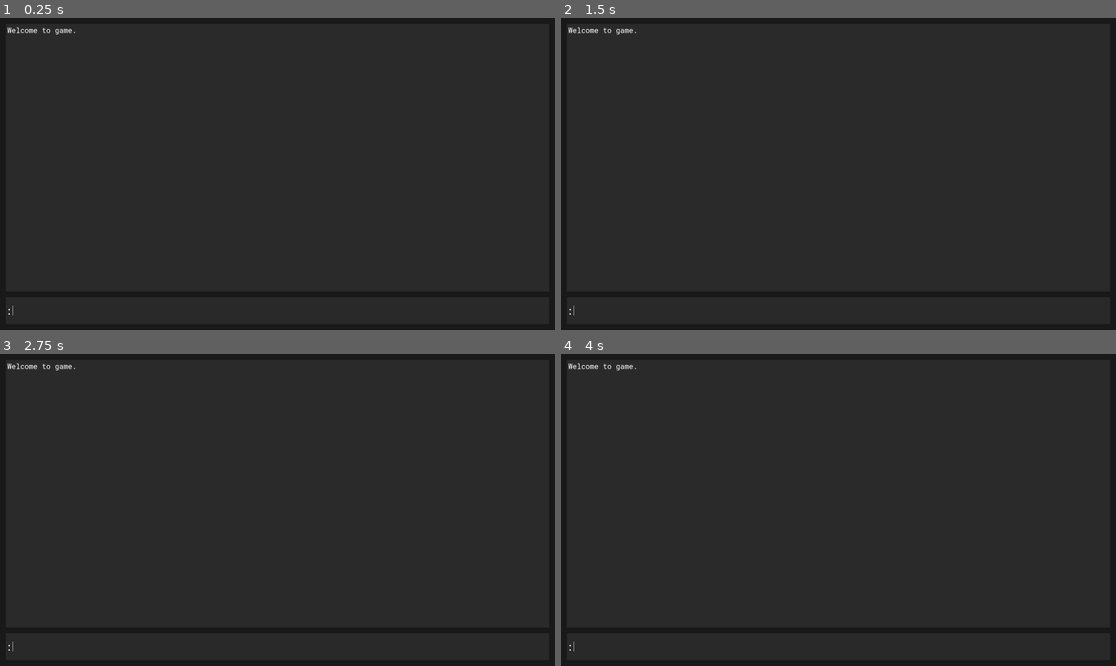
Above: before the commit, frames 1-4 (two rows, left to right).
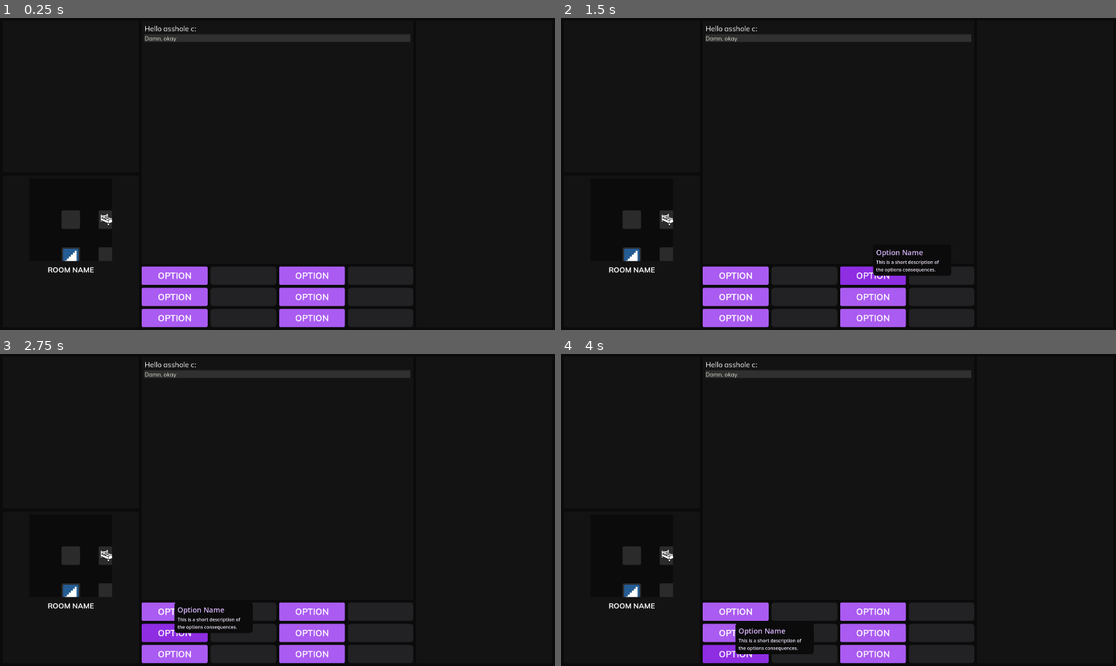
Above: after the commit, the same moments.

Repository: dubtcs/textbased
Game: Godot game, scene res://ui/ui.tscn
The game is run twice, just before and just after one commit, with the same random seed, the same clock (stepped at 60 frames per second) and the same inputs. Before the commit the project starts from res://main.tscn.
Inputs (mouse positions are in pixels of both pictures, inside the frame that each line leads up to):
- Up to frame 1 (0.25 s): no input
- Up to frame 2 (1.5 s): click (733, 276) at 0.5 s, where only the run after the commit has a clickable "OPTION"; click (871, 276) at 1.25 s, where only the run after the commit has a clickable "OPTION"
- Up to frame 3 (2.75 s): click (172, 631) at 2 s, where only the run after the commit has a clickable "OPTION"
- Up to frame 4 (4 s): click (871, 631) at 2.75 s, where only the run after the commit has a clickable "OPTION"; click (733, 653) at 3.5 s, where only the run after the commit has a clickable "OPTION"

The runs differ from the first frame. In frame 1, 11% of the frame differs, in the area x 1-75%, y 2-100%; in frame 2, 12%; in frame 3, 11%; in frame 4, 11%.
Error before the commit: Invalid call. Nonexistent function 'AddAreaInstance' in base 'Nil'. (res://RoomControl.gd:55)

Commit message:
Option container, hover hints, option signals, movement timer

Diff:
--- a/RoomControl.gd
+++ b/RoomControl.gd
@@ -10,9 +10,11 @@
 
 func AttemptMove(dir: Enums.MoveDirection) -> bool:
 	if(_currentArea.CanMove(dir)):
+		_currentArea.GetCurrentRoom().SetAsInactive();
 		if(_currentArea.MoveInDirection(dir)):
 			_viewport.MoveCameraTo(_currentArea.GetCurrentRoom().position);
-			return true;
+		_currentArea.GetCurrentRoom().SetAsActive();
+		return true;
 	return false;
 
 func GetCurrentArea() -> GameArea:
--- a/project.godot
+++ b/project.godot
@@ -11,7 +11,7 @@
 [application]
 
 config/name="TextBased"
-run/main_scene="res://main.tscn"
+run/main_scene="res://ui/ui.tscn"
 config/features=PackedStringArray("4.2", "Forward Plus")
 config/icon="res://icon.svg"
 
@@ -50,3 +50,7 @@
 "events": [Object(InputEventKey,"resource_local_to_scene":false,"resource_name":"","device":-1,"window_id":0,"alt_pressed":false,"shift_pressed":false,"ctrl_pressed":false,"meta_pressed":false,"pressed":false,"keycode":0,"physical_keycode":65,"key_label":0,"unicode":97,"echo":false,"script":null)
 ]
 }
+
+[rendering]
+
+environment/defaults/default_clear_color=Color(0.0431373, 0.0431373, 0.0431373, 1)
--- /dev/null
+++ b/ui/gameplay/game_option_grid.tscn
@@ -0,0 +1,23 @@
+[gd_scene load_steps=2 format=3 uid="uid://bg65p2hnx1rod"]
+
+[ext_resource type="Script" path="res://ui/gameplay_options.gd" id="1_dil75"]
+
+[node name="GameOptionGrid" type="Control"]
+layout_mode = 3
+anchors_preset = 15
+anchor_right = 1.0
+anchor_bottom = 1.0
+grow_horizontal = 2
+grow_vertical = 2
+script = ExtResource("1_dil75")
+
+[node name="GridContainer" type="GridContainer" parent="."]
+layout_mode = 1
+anchors_preset = 15
+anchor_right = 1.0
+anchor_bottom = 1.0
+grow_horizontal = 2
+grow_vertical = 2
+theme_override_constants/h_separation = 10
+theme_override_constants/v_separation = 10
+columns = 4
--- /dev/null
+++ b/ui/gameplay/option_hint.gd
@@ -0,0 +1,4 @@
+extends CanvasLayer
+
+func _process(_dt: float) -> void:
+	offset = get_viewport().get_mouse_position();
--- /dev/null
+++ b/ui/gameplay/option_hint.tscn
@@ -0,0 +1,58 @@
+[gd_scene load_steps=3 format=3 uid="uid://ctohjgi0fgtvf"]
+
+[ext_resource type="Script" path="res://ui/gameplay/option_hint.gd" id="1_h58h5"]
+
+[sub_resource type="StyleBoxFlat" id="StyleBoxFlat_e4jm0"]
+bg_color = Color(0.0431373, 0.0431373, 0.0431373, 1)
+corner_radius_top_left = 10
+corner_radius_top_right = 10
+corner_radius_bottom_right = 10
+corner_radius_bottom_left = 10
+
+[node name="OptionHint" type="CanvasLayer"]
+script = ExtResource("1_h58h5")
+
+[node name="Control" type="Control" parent="."]
+layout_mode = 3
+anchors_preset = 0
+size_flags_horizontal = 3
+size_flags_vertical = 2
+mouse_filter = 2
+
+[node name="PanelContainer" type="PanelContainer" parent="Control"]
+layout_mode = 1
+anchors_preset = 2
+anchor_top = 1.0
+anchor_bottom = 1.0
+offset_top = -108.0
+offset_right = 270.0
+grow_vertical = 0
+mouse_filter = 2
+theme_override_styles/panel = SubResource("StyleBoxFlat_e4jm0")
+
+[node name="MarginContainer" type="MarginContainer" parent="Control/PanelContainer"]
+layout_mode = 2
+size_flags_vertical = 0
+mouse_filter = 2
+theme_override_constants/margin_left = 10
+theme_override_constants/margin_top = 10
+theme_override_constants/margin_right = 10
+theme_override_constants/margin_bottom = 10
+
+[node name="VBoxContainer" type="VBoxContainer" parent="Control/PanelContainer/MarginContainer"]
+layout_mode = 2
+mouse_filter = 2
+
+[node name="Title" type="Label" parent="Control/PanelContainer/MarginContainer/VBoxContainer"]
+layout_mode = 2
+size_flags_vertical = 3
+theme_override_colors/font_color = Color(0.85098, 0.717647, 0.984314, 1)
+theme_override_font_sizes/font_size = 25
+text = "Option Name"
+
+[node name="Desc" type="Label" parent="Control/PanelContainer/MarginContainer/VBoxContainer"]
+custom_minimum_size = Vector2(250, 25)
+layout_mode = 2
+theme_override_colors/font_color = Color(0.952941, 0.913725, 0.996078, 1)
+text = "This is a short description of the options consequences."
+autowrap_mode = 2
--- a/ui/gameplay/viewport.tscn
+++ b/ui/gameplay/viewport.tscn
@@ -16,7 +16,7 @@
 
 [node name="SubViewport" type="SubViewport" parent="SubViewportContainer"]
 handle_input_locally = false
-size = Vector2i(1080, 1080)
+size = Vector2i(2, 2)
 render_target_update_mode = 4
 
 [node name="Camera2D" type="Camera2D" parent="SubViewportContainer/SubViewport"]
--- /dev/null
+++ b/ui/gameplay_options.gd
@@ -0,0 +1,41 @@
+extends Control
+class_name GameOptionGrid;
+
+@onready var _container: GridContainer = $"GridContainer";
+
+signal button_entered(button: Button);
+signal button_exited(button: Button);
+
+var _buttonScene: PackedScene = preload("res://ui/gameplay/OptionButton.tscn");
+
+const BUTTON_AMOUNT: int = 12;
+
+func AddButton(index: int, desc: String) -> bool:
+	var b: Button = get_child(index);
+	if(b):
+		b.text = desc;
+		b.disabled = false;
+	return false;
+
+func RemoveButton(index: int) -> void:
+	var b: Button = get_child(index);
+	if(b):
+		b.disabled = true;
+
+func _onMouseEnterButton(but: Button) -> void:
+	if(not but.disabled):
+		button_entered.emit(but);
+	return;
+
+func _onMouseExitButton(but: Button) -> void:
+	if(not but.disabled):
+		button_exited.emit(but);
+	return;
+
+func _ready() -> void:
+	for i in range(BUTTON_AMOUNT):
+		var inst: Button = _buttonScene.instantiate();
+		inst.disabled = (i % 2);
+		inst.mouse_entered.connect(_onMouseEnterButton.bind(inst));
+		inst.mouse_exited.connect(_onMouseExitButton.bind(inst));
+		_container.add_child(inst);
--- a/ui/ptheme/ptheme.tres
+++ b/ui/ptheme/ptheme.tres
@@ -31,7 +31,7 @@
 /colors/950 = Color(0.235294, 0.0392157, 0.380392, 1)
 /fonts/Font = ExtResource("1_2k7i5")
 Button/colors/font_color = Color(0.980392, 0.960784, 1, 1)
-Button/colors/font_disabled_color = Color(0.85098, 0.717647, 0.984314, 0.392157)
+Button/colors/font_disabled_color = Color(0.85098, 0.717647, 0.984314, 0)
 Button/colors/font_focus_color = Color(0.952941, 0.913725, 0.996078, 1)
 Button/colors/font_hover_color = Color(0.952941, 0.913725, 0.996078, 1)
 Button/colors/font_hover_pressed_color = Color(0.913725, 0.839216, 0.996078, 1)
--- a/ui/ui.gd
+++ b/ui/ui.gd
@@ -10,15 +10,17 @@
 @onready var _gameLogic: GameLogicController = $"GameControl";
 @onready var _uiRoomName: Label = $"Panel/MarginContainer/HBoxContainer/Left/GameInfo/VBoxContainer/Panel/VBoxContainer/RoomTitle";
 @onready var _uiHistoryContainer: VBoxContainer = $"Panel/MarginContainer/HBoxContainer/Middle/History/MarginContainer/ScrollContainer/HistoryContainer";
+@onready var _moveTimer: Timer = $"MoveTimer";
+@onready var _optionHint: CanvasLayer = $"OptionHint";
+
+const MOVE_TIME_SEC: float = 0.15;
 
 func _ready() -> void:
+	_optionHint.set_process(false); # hide this sh
 	_areaControl.ChangeArea("test_room");
 	_areaControl.GetCurrentArea().MoveTo(0,0);
 	PushGameResponse("Hello asshole c:");
 	PushPlayerInput("Damn, okay");
-	#for item in _buttons.get_children():
-		#if (item is Button):
-			#item.pressed.connect(OnMoveToScenePress.bind(item));
 
 func ClearResponseHistory() -> void:
 	for child in _uiHistoryContainer.get_children():
@@ -46,17 +48,28 @@
 
 func _input(event: InputEvent) -> void:
 	var didMove: bool = false;
-	if(event.is_action_pressed("moveNorth")):
-		didMove = _areaControl.AttemptMove(Enums.MoveDirection.north);
-	elif(event.is_action_pressed("moveEast")):
-		didMove = _areaControl.AttemptMove(Enums.MoveDirection.east);
-	elif(event.is_action_pressed("moveSouth")):
-		didMove = _areaControl.AttemptMove(Enums.MoveDirection.south);
-	elif(event.is_action_pressed("moveWest")):
-		didMove = _areaControl.AttemptMove(Enums.MoveDirection.west);
-	if(didMove):
-		ClearResponseHistory(); # This might be stupid
-		_uiRoomName.text = _areaControl.GetCurrentArea().GetCurrentRoom().GetName();
-		PushGameResponse("You enter: " + _areaControl.GetCurrentArea().GetCurrentRoom().GetName());
-		PushGameResponse(_areaControl.GetCurrentArea().GetCurrentRoom().GetDescription());
+	if(not _moveTimer.time_left):
+		if(event.is_action_pressed("moveNorth")):
+			didMove = _areaControl.AttemptMove(Enums.MoveDirection.north);
+		elif(event.is_action_pressed("moveEast")):
+			didMove = _areaControl.AttemptMove(Enums.MoveDirection.east);
+		elif(event.is_action_pressed("moveSouth")):
+			didMove = _areaControl.AttemptMove(Enums.MoveDirection.south);
+		elif(event.is_action_pressed("moveWest")):
+			didMove = _areaControl.AttemptMove(Enums.MoveDirection.west);
+		if(didMove):
+			_moveTimer.start(MOVE_TIME_SEC);
+			ClearResponseHistory(); # This might be stupid
+			_uiRoomName.text = _areaControl.GetCurrentArea().GetCurrentRoom().GetName();
+			PushGameResponse("You enter: " + _areaControl.GetCurrentArea().GetCurrentRoom().GetName());
+			PushGameResponse(_areaControl.GetCurrentArea().GetCurrentRoom().GetDescription());
 	return;
+
+
+func _onGameOptionHovered(_button: Button) -> void:
+	_optionHint.set_process(true);
+	_optionHint.visible = true;
+
+func _onGameOptionExited(_button: Button) -> void:
+	_optionHint.visible = false;
+	_optionHint.set_process(false);
--- a/ui/ui.tscn
+++ b/ui/ui.tscn
@@ -1,14 +1,15 @@
-[gd_scene load_steps=11 format=3 uid="uid://c1eovoj2f2iih"]
+[gd_scene load_steps=12 format=3 uid="uid://c1eovoj2f2iih"]
 
 [ext_resource type="Script" path="res://RoomControl.gd" id="1_gvlbr"]
 [ext_resource type="Script" path="res://ui/ui.gd" id="1_hxgrb"]
 [ext_resource type="Theme" uid="uid://nswl1l5aumr" path="res://ui/ptheme/ptheme.tres" id="1_n7kpt"]
 [ext_resource type="Script" path="res://GameLogic.gd" id="3_f07ok"]
 [ext_resource type="StyleBox" uid="uid://b7eyq6r2vq3hp" path="res://ui/ptheme/stylebox/empty_stylebox.tres" id="3_yjsi6"]
+[ext_resource type="PackedScene" uid="uid://ctohjgi0fgtvf" path="res://ui/gameplay/option_hint.tscn" id="5_6y3vo"]
 [ext_resource type="Script" path="res://ui/gameplay/ScrollContainer.gd" id="5_v15us"]
 [ext_resource type="FontFile" uid="uid://me8na30diav6" path="res://ui/font/Mulish-Bold.ttf" id="6_cgwi5"]
 [ext_resource type="PackedScene" uid="uid://chg33hrumapn2" path="res://ui/gameplay/viewport.tscn" id="6_nrxca"]
-[ext_resource type="PackedScene" uid="uid://bpu0kl4hgmv5g" path="res://ui/gameplay/OptionButton.tscn" id="9_724xe"]
+[ext_resource type="PackedScene" uid="uid://bg65p2hnx1rod" path="res://ui/gameplay/game_option_grid.tscn" id="10_yt6tb"]
 
 [sub_resource type="StyleBoxFlat" id="StyleBoxFlat_s8bl2"]
 bg_color = Color(0.0431373, 0.0431373, 0.0431373, 1)
@@ -23,12 +24,18 @@
 theme = ExtResource("1_n7kpt")
 script = ExtResource("1_hxgrb")
 
+[node name="MoveTimer" type="Timer" parent="."]
+wait_time = 0.5
+one_shot = true
+
 [node name="AreaControl" type="Node" parent="." node_paths=PackedStringArray("_viewport")]
 script = ExtResource("1_gvlbr")
-_viewport = NodePath("../Panel/MarginContainer/HBoxContainer/Left/GameInfo/VBoxContainer/Panel/VBoxContainer/Panel/WorldViewport")
+_viewport = NodePath("../Panel/MarginContainer/HBoxContainer/Left/GameInfo/VBoxContainer/Panel/VBoxContainer/Panel/MarginContainer/WorldViewport")
 
 [node name="GameControl" type="Node" parent="."]
 script = ExtResource("3_f07ok")
+
+[node name="OptionHint" parent="." instance=ExtResource("5_6y3vo")]
 
 [node name="Panel" type="Panel" parent="."]
 layout_mode = 1
@@ -95,8 +102,20 @@
 size_flags_vertical = 3
 theme_override_styles/panel = ExtResource("3_yjsi6")
 
-[node name="WorldViewport" parent="Panel/MarginContainer/HBoxContainer/Left/GameInfo/VBoxContainer/Panel/VBoxContainer/Panel" instance=ExtResource("6_nrxca")]
+[node name="MarginContainer" type="MarginContainer" parent="Panel/MarginContainer/HBoxContainer/Left/GameInfo/VBoxContainer/Panel/VBoxContainer/Panel"]
 layout_mode = 1
+anchors_preset = 15
+anchor_right = 1.0
+anchor_bottom = 1.0
+grow_horizontal = 2
+grow_vertical = 2
+theme_override_constants/margin_left = 10
+theme_override_constants/margin_top = 10
+theme_override_constants/margin_right = 10
+theme_override_constants/margin_bottom = 10
+
+[node name="WorldViewport" parent="Panel/MarginContainer/HBoxContainer/Left/GameInfo/VBoxContainer/Panel/VBoxContainer/Panel/MarginContainer" instance=ExtResource("6_nrxca")]
+layout_mode = 2
 
 [node name="RoomTitle" type="Label" parent="Panel/MarginContainer/HBoxContainer/Left/GameInfo/VBoxContainer/Panel/VBoxContainer"]
 layout_mode = 2
@@ -150,74 +169,8 @@
 size_flags_stretch_ratio = 0.25
 theme_override_styles/panel = ExtResource("3_yjsi6")
 
-[node name="GridContainer" type="GridContainer" parent="Panel/MarginContainer/HBoxContainer/Middle/Panel"]
+[node name="GameOptionGrid" parent="Panel/MarginContainer/HBoxContainer/Middle/Panel" instance=ExtResource("10_yt6tb")]
 layout_mode = 1
-anchors_preset = 15
-anchor_right = 1.0
-anchor_bottom = 1.0
-grow_horizontal = 2
-grow_vertical = 2
-theme_override_constants/h_separation = 10
-theme_override_constants/v_separation = 10
-columns = 4
-
-[node name="Button" parent="Panel/MarginContainer/HBoxContainer/Middle/Panel/GridContainer" instance=ExtResource("9_724xe")]
-layout_mode = 2
-_userInputEventName = "moveEast"
-
-[node name="Button2" parent="Panel/MarginContainer/HBoxContainer/Middle/Panel/GridContainer" instance=ExtResource("9_724xe")]
-layout_mode = 2
-_userInputEventName = "moveEast"
-
-[node name="Button3" parent="Panel/MarginContainer/HBoxContainer/Middle/Panel/GridContainer" instance=ExtResource("9_724xe")]
-layout_mode = 2
-disabled = true
-_userInputEventName = "moveEast"
-
-[node name="Button4" parent="Panel/MarginContainer/HBoxContainer/Middle/Panel/GridContainer" instance=ExtResource("9_724xe")]
-layout_mode = 2
-disabled = true
-_userInputEventName = "moveEast"
-
-[node name="Button5" parent="Panel/MarginContainer/HBoxContainer/Middle/Panel/GridContainer" instance=ExtResource("9_724xe")]
-layout_mode = 2
-disabled = true
-_userInputEventName = "moveEast"
-
-[node name="Button6" parent="Panel/MarginContainer/HBoxContainer/Middle/Panel/GridContainer" instance=ExtResource("9_724xe")]
-layout_mode = 2
-disabled = true
-_userInputEventName = "moveEast"
-
-[node name="Button7" parent="Panel/MarginContainer/HBoxContainer/Middle/Panel/GridContainer" instance=ExtResource("9_724xe")]
-layout_mode = 2
-disabled = true
-_userInputEventName = "moveEast"
-
-[node name="Button8" parent="Panel/MarginContainer/HBoxContainer/Middle/Panel/GridContainer" instance=ExtResource("9_724xe")]
-layout_mode = 2
-disabled = true
-_userInputEventName = "moveEast"
-
-[node name="Button9" parent="Panel/MarginContainer/HBoxContainer/Middle/Panel/GridContainer" instance=ExtResource("9_724xe")]
-layout_mode = 2
-disabled = true
-_userInputEventName = "moveEast"
-
-[node name="Button10" parent="Panel/MarginContainer/HBoxContainer/Middle/Panel/GridContainer" instance=ExtResource("9_724xe")]
-layout_mode = 2
-disabled = true
-_userInputEventName = "moveEast"
-
-[node name="Button11" parent="Panel/MarginContainer/HBoxContainer/Middle/Panel/GridContainer" instance=ExtResource("9_724xe")]
-layout_mode = 2
-disabled = true
-_userInputEventName = "moveEast"
-
-[node name="Button12" parent="Panel/MarginContainer/HBoxContainer/Middle/Panel/GridContainer" instance=ExtResource("9_724xe")]
-layout_mode = 2
-disabled = true
-_userInputEventName = "moveEast"
 
 [node name="Right" type="VBoxContainer" parent="Panel/MarginContainer/HBoxContainer"]
 layout_mode = 2
@@ -226,3 +179,6 @@
 [node name="Panel" type="Panel" parent="Panel/MarginContainer/HBoxContainer/Right"]
 layout_mode = 2
 size_flags_vertical = 3
+
+[connection signal="button_entered" from="Panel/MarginContainer/HBoxContainer/Middle/Panel/GameOptionGrid" to="." method="_onGameOptionHovered"]
+[connection signal="button_exited" from="Panel/MarginContainer/HBoxContainer/Middle/Panel/GameOptionGrid" to="." method="_onGameOptionExited"]
--- a/world/areas/GameRoom.gd
+++ b/world/areas/GameRoom.gd
@@ -13,13 +13,19 @@
 @export var _exitSouth: RoomExit = null;
 @export var _exitWest: RoomExit = null;
 
-#@export var _exitOverrides: Array[RoomExit] = [];
+@onready var _highlight: Panel = $"Container/Panel2";
 
 func GetDescription() -> String:
 	return _roomDescription;
 
 func GetName() -> String:
 	return _roomName;
+
+func SetAsActive() -> void:
+	_highlight.visible = true;
+
+func SetAsInactive() -> void:
+	_highlight.visible = false;
 
 func GetExit(dir: Enums.MoveDirection) -> RoomExit:
 	match(dir):
--- a/world/areas/GameRoom.tscn
+++ b/world/areas/GameRoom.tscn
@@ -1,18 +1,18 @@
-[gd_scene load_steps=3 format=3 uid="uid://dnmjg2onrur4u"]
+[gd_scene load_steps=5 format=3 uid="uid://dnmjg2onrur4u"]
 
 [ext_resource type="Script" path="res://world/areas/GameRoom.gd" id="1_rsrlg"]
+[ext_resource type="StyleBox" uid="uid://heeuauuj41ki" path="res://ui/ptheme/stylebox/500.tres" id="2_lotc1"]
 [ext_resource type="StyleBox" uid="uid://bulp181oswg7c" path="res://world/resources/roomcolors/GameRoomColor.tres" id="3_awauv"]
+
+[sub_resource type="StyleBoxFlat" id="StyleBoxFlat_x87yv"]
+bg_color = Color(0.168627, 0.168627, 0.168627, 1)
+corner_radius_top_left = 5
+corner_radius_top_right = 5
+corner_radius_bottom_right = 5
+corner_radius_bottom_left = 5
 
 [node name="GameRoom" type="Node2D"]
 script = ExtResource("1_rsrlg")
-canGoNorth = true
-canGoEast = true
-canGoSouth = true
-canGoWest = true
-exitNorth = null
-exitEast = null
-exitSouth = null
-exitWest = null
 
 [node name="Container" type="Control" parent="."]
 custom_minimum_size = Vector2(64, 64)
@@ -29,6 +29,20 @@
 grow_horizontal = 2
 grow_vertical = 2
 
+[node name="Panel2" type="Panel" parent="Container"]
+visible = false
+layout_mode = 1
+anchors_preset = 15
+anchor_right = 1.0
+anchor_bottom = 1.0
+offset_left = -2.0
+offset_top = -2.0
+offset_right = 2.0
+offset_bottom = 2.0
+grow_horizontal = 2
+grow_vertical = 2
+theme_override_styles/panel = ExtResource("2_lotc1")
+
 [node name="Panel" type="Panel" parent="Container"]
 layout_mode = 1
 anchors_preset = 15
@@ -36,6 +50,7 @@
 anchor_bottom = 1.0
 grow_horizontal = 2
 grow_vertical = 2
+theme_override_styles/panel = SubResource("StyleBoxFlat_x87yv")
 
 [node name="MarginContainer" type="MarginContainer" parent="Container/Panel"]
 layout_mode = 1
--- a/world/areas/_use/test_room.tscn
+++ b/world/areas/_use/test_room.tscn
@@ -14,6 +14,8 @@
 position = Vector2(0, 128)
 _roomName = "room 4"
 _roomDescription = "bottom left, locked north"
+_roomIcon = 3
+_roomColor = 2
 _exitNorth = ExtResource("3_taa55")
 
 [node name="GameRoom4" parent="." index="2" instance=ExtResource("2_4v8nm")]
@@ -25,3 +27,4 @@
 position = Vector2(128, 0)
 _roomName = "room 2"
 _roomDescription = "There is a guy screaming \"I LIVE IN BANDLADESH\" non stop in the northwest corner."
+_roomIcon = 1
--- a/world/resources/roomcolors/GameRoomColorBlue.tres
+++ b/world/resources/roomcolors/GameRoomColorBlue.tres
@@ -1,7 +1,7 @@
 [gd_resource type="StyleBoxFlat" format=3 uid="uid://6ellj4da2pfa"]
 
 [resource]
-bg_color = Color(0.117647, 0.564706, 1, 1)
+bg_color = Color(0.117647, 0.564706, 1, 0.490196)
 corner_radius_top_left = 3
 corner_radius_top_right = 3
 corner_radius_bottom_right = 3
